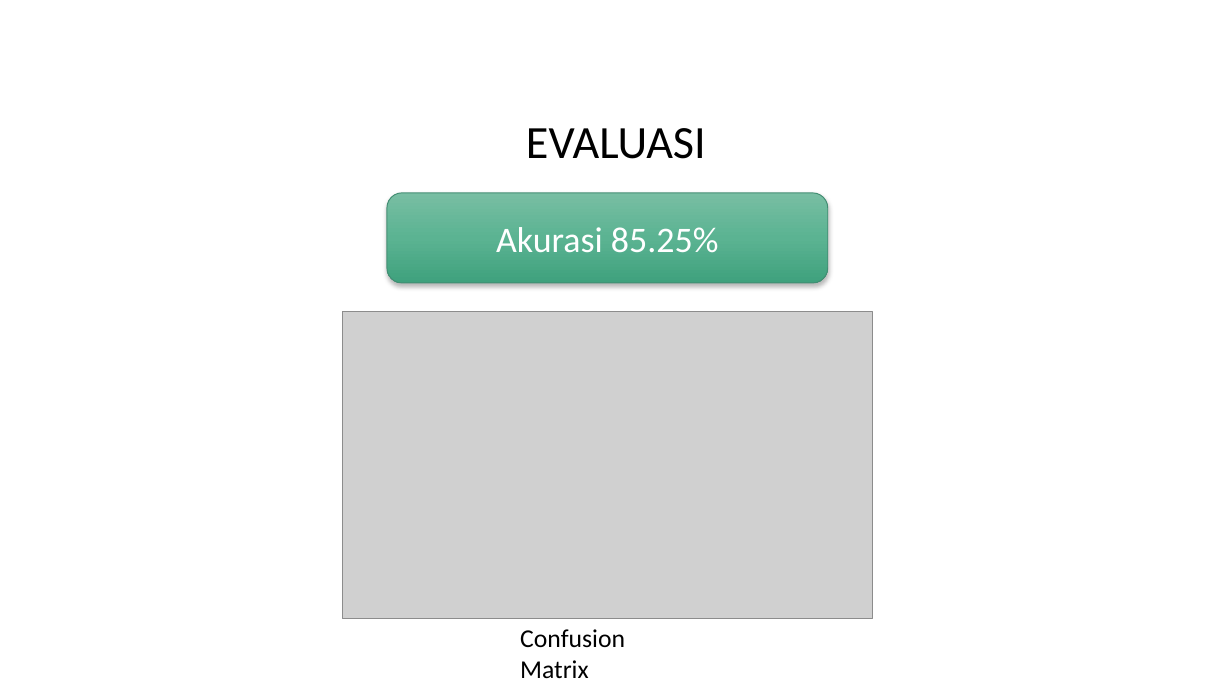
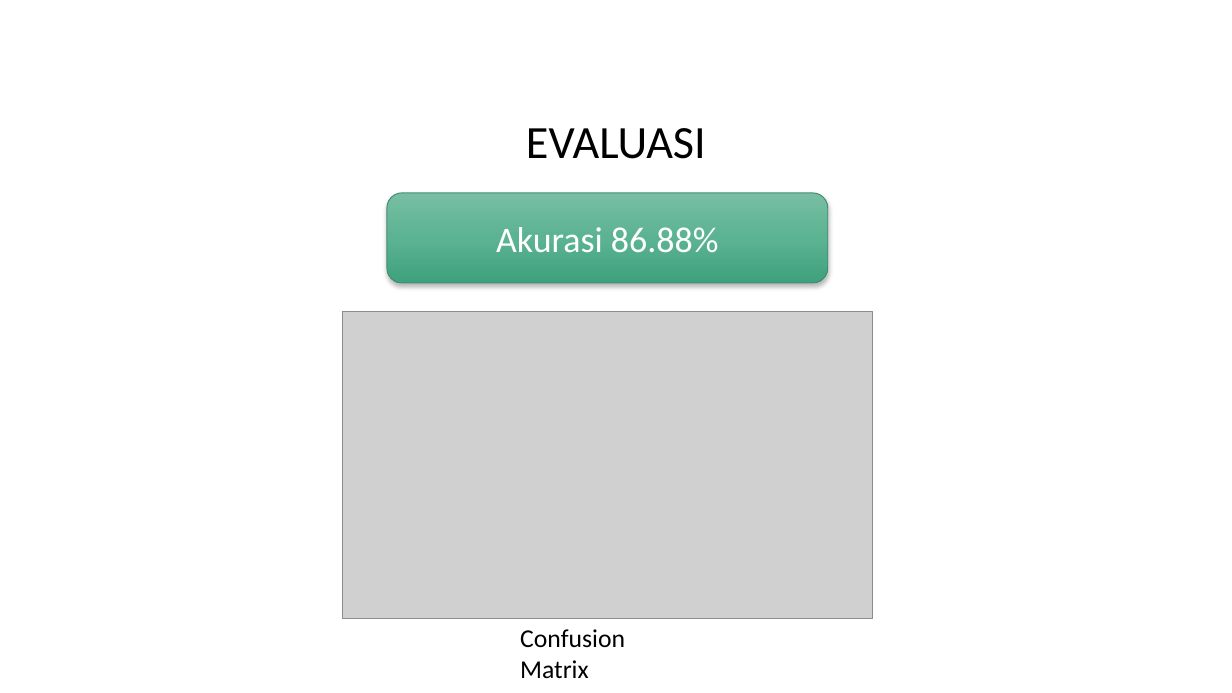
Before and after one commit to glengunawan/Heart_Disease_Prediction, a slide deck: slide 11 of Final_Project/Final Project Presentation.pptx. Drawn at 1232x693 pixels with LibreOffice and Linux fonts; fonts in the diff are those of the drawing; grey boxes stand for pictures; background and template pictures are left out. Boxes give left, top, right and bottom in pixels: in the first picture for what was removed or moved away, otherwise in the second. Text is boxed around its words. In the diff, an @@ line names an element or a change of style, - is before the commit and + after.

```diff
--- a/Final_Project/Final Project Presentation.pptx
+++ b/Final_Project/Final Project Presentation.pptx
@@ text in rounded rectangle at [496, 227, 718, 252]: text changed @@
-Akurasi 85.25%
+Akurasi 86.88%
```
Also in this commit, not shown: 3 other files.
